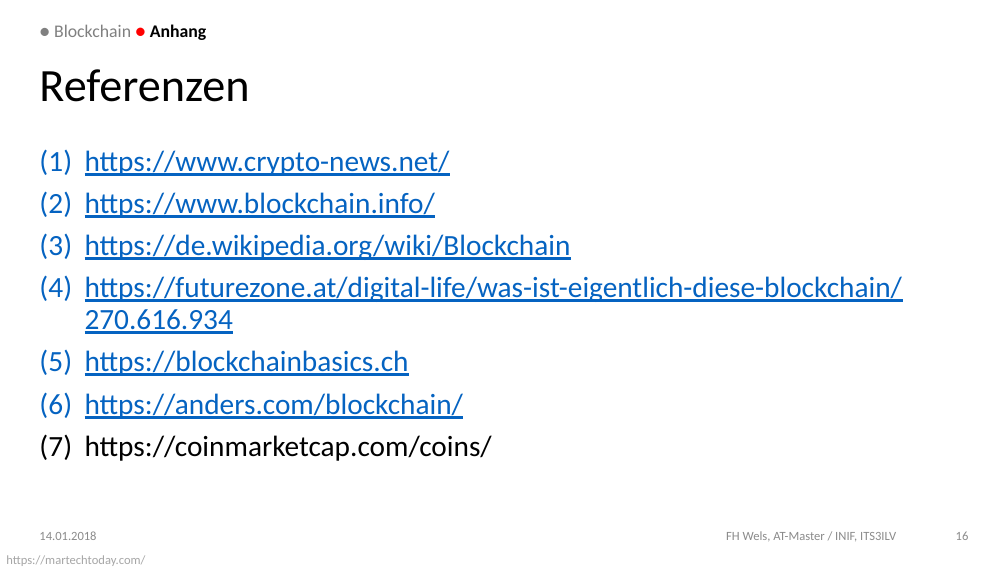
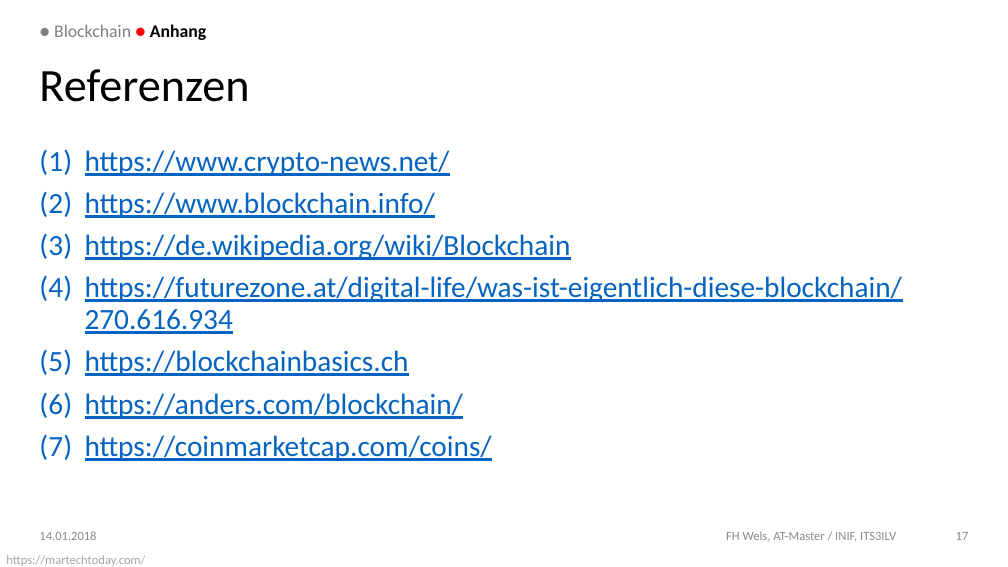
Before and after one commit to DoSchoe/ITS, a slide deck: slide 17 of Präsentation/Blockchain – Technologie.pptx (slide 16 before the commit). Drawn at 1008x567 pixels with LibreOffice and Linux fonts; fonts in the diff are those of the drawing; background and template pictures are left out. Boxes give left, top, right and bottom in pixels: in the first picture for what was removed or moved away, otherwise in the second. Text is boxed around its words. In the diff, an @@ line names an element or a change of style, - is before the commit and + after.

```diff
--- a/Präsentation/Blockchain – Technologie.pptx
+++ b/Präsentation/Blockchain – Technologie.pptx
@@ text at (85, 435, 492, 461): text colour #000000 to #0563C1, underline on in "https://coinmarketcap.com/coins/" @@
@@ page number at (956, 532, 969, 540): text changed @@
-16
+17
```
Also in this commit, not shown: 5 other slides changed, 1 slide added.
